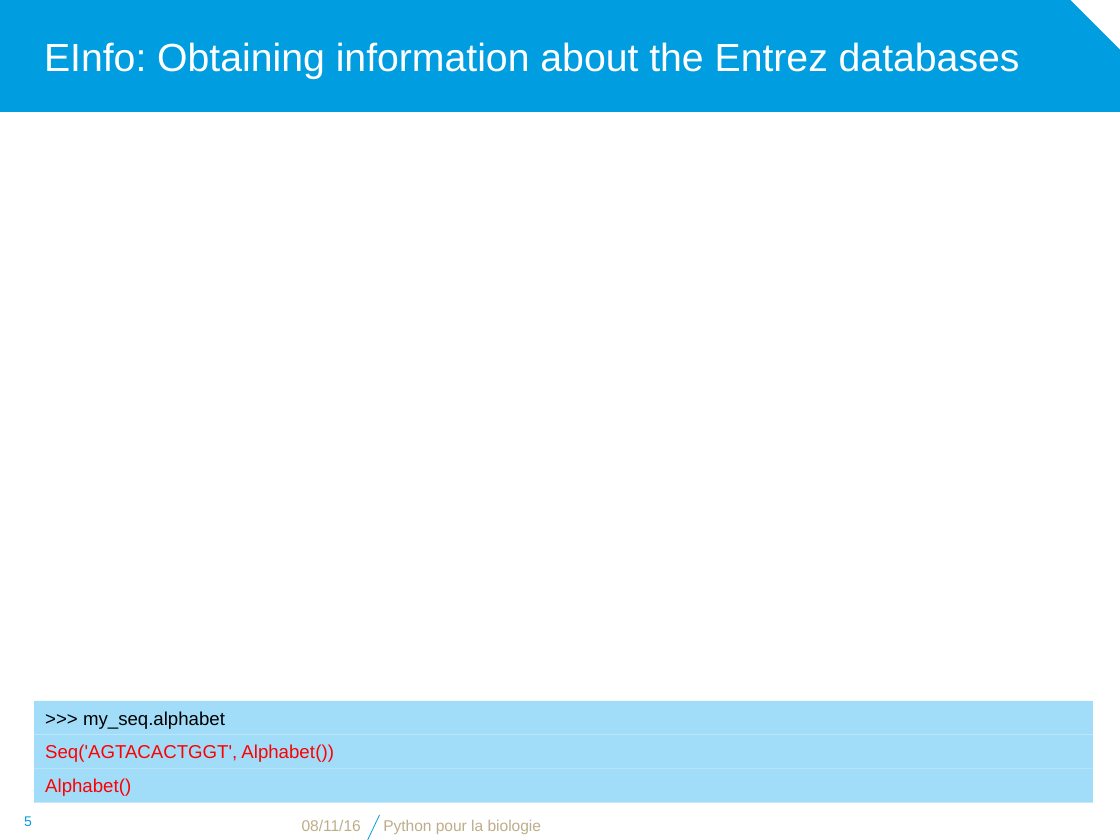
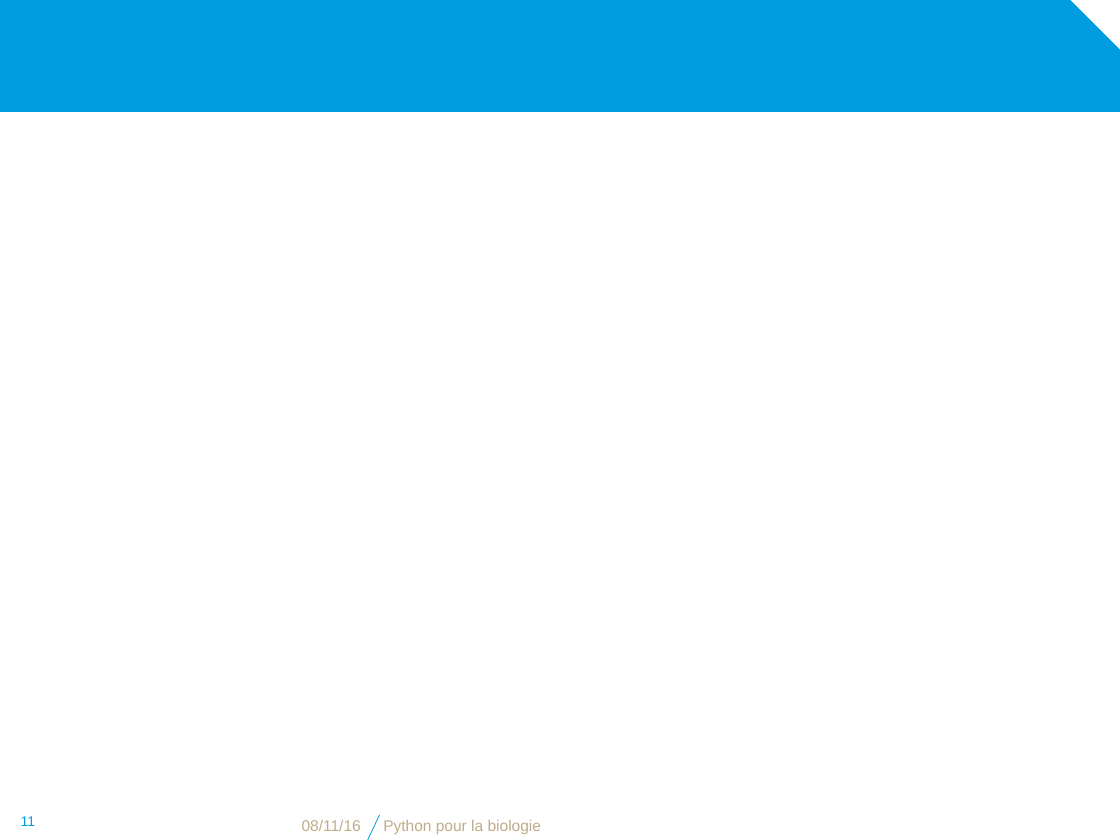
Before and after one commit to bdartigues/python_cnrs_formation, a slide deck: slide 11 of slides/python_biopython_NCBI.pptx (slide 5 before the commit). Drawn at 1120x840 pixels with LibreOffice and Linux fonts; fonts in the diff are those of the drawing; background and template pictures are left out. Boxes give left, top, right and bottom in pixels: in the first picture for what was removed or moved away, otherwise in the second. Text is boxed around its words. In the diff, an @@ line names an element or a change of style, - is before the commit and + after.

```diff
--- a/slides/python_biopython_NCBI.pptx
+++ b/slides/python_biopython_NCBI.pptx
@@ title removed at <box>44,42,1020,79</box> @@
-EInfo: Obtaining information about the Entrez databases
@@ rectangle removed at <box>35,701,1093,735</box> @@
->>> my_seq.alphabet
@@ text removed at <box>45,744,334,762</box> @@
-Seq('AGTACACTGGT', Alphabet())
@@ rectangle removed at <box>35,768,1093,802</box> @@
-Alphabet()
@@ page number at <box>21,816,36,826</box>: text changed @@
-5
+11
```
Also in this commit, not shown: 3 other slides changed, 13 slides added, 7 other files.
